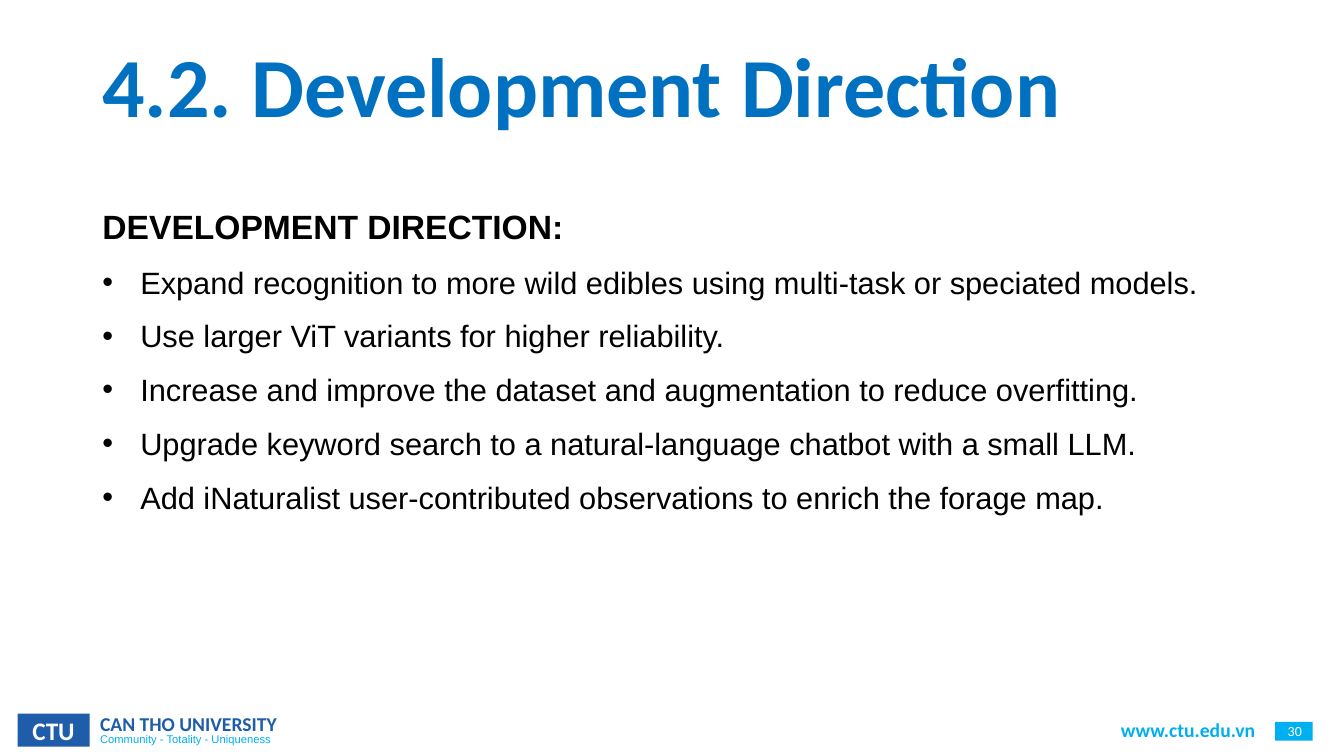
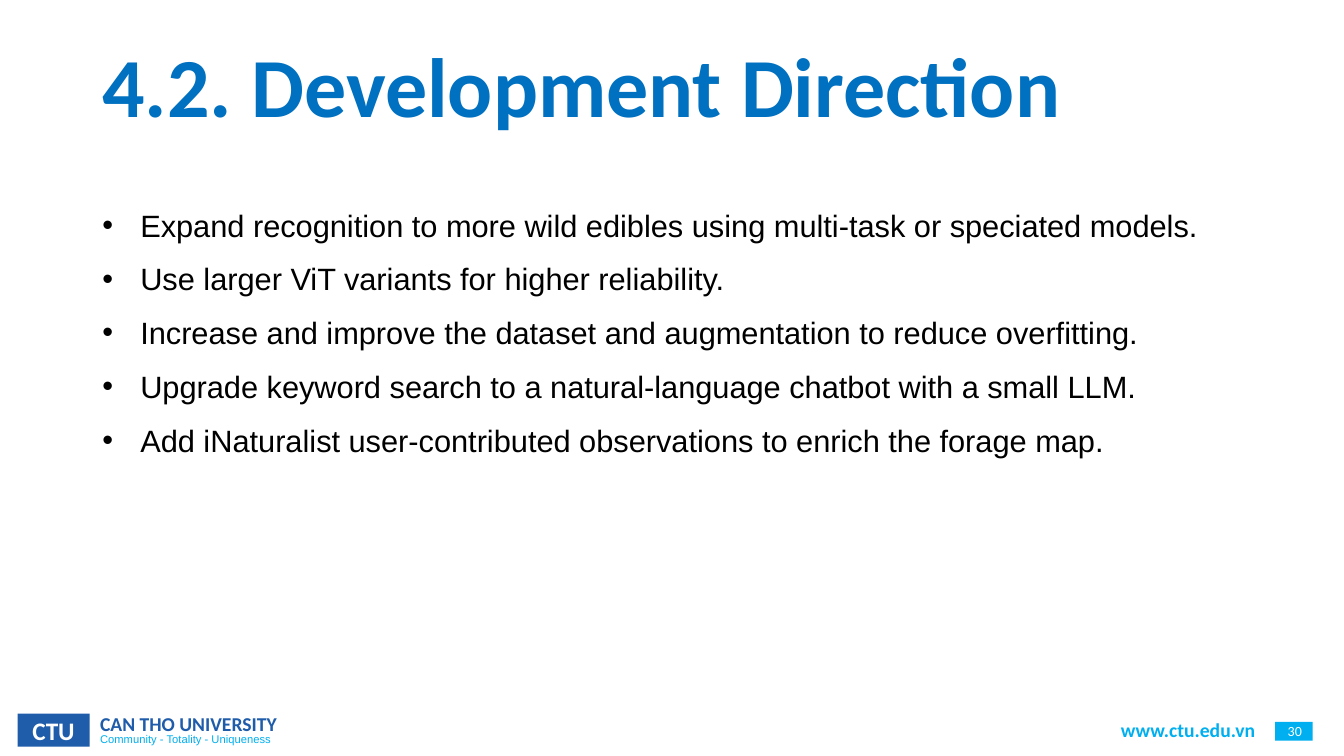
Before and after one commit to CommonHouseCat/fungiscan-mushroom-identifier, a slide deck: slide 30 of Báo cáo/ThesisReport.pptx. Drawn at 1344x756 pixels with LibreOffice and Linux fonts; fonts in the diff are those of the drawing; background and template pictures are left out. Boxes give left, top, right and bottom in pixels: in the first picture for what was removed or moved away, otherwise in the second. Text is boxed around its words. In the diff, an @@ line names an element or a change of style, - is before the commit and + after.

```diff
--- a/Báo cáo/ThesisReport.pptx
+++ b/Báo cáo/ThesisReport.pptx
@@ text at bbox=[102, 215, 563, 240]: paragraph removed @@
-DEVELOPMENT DIRECTION:
```
Also in this commit, not shown: 1 other slide changed, 1 other file.
